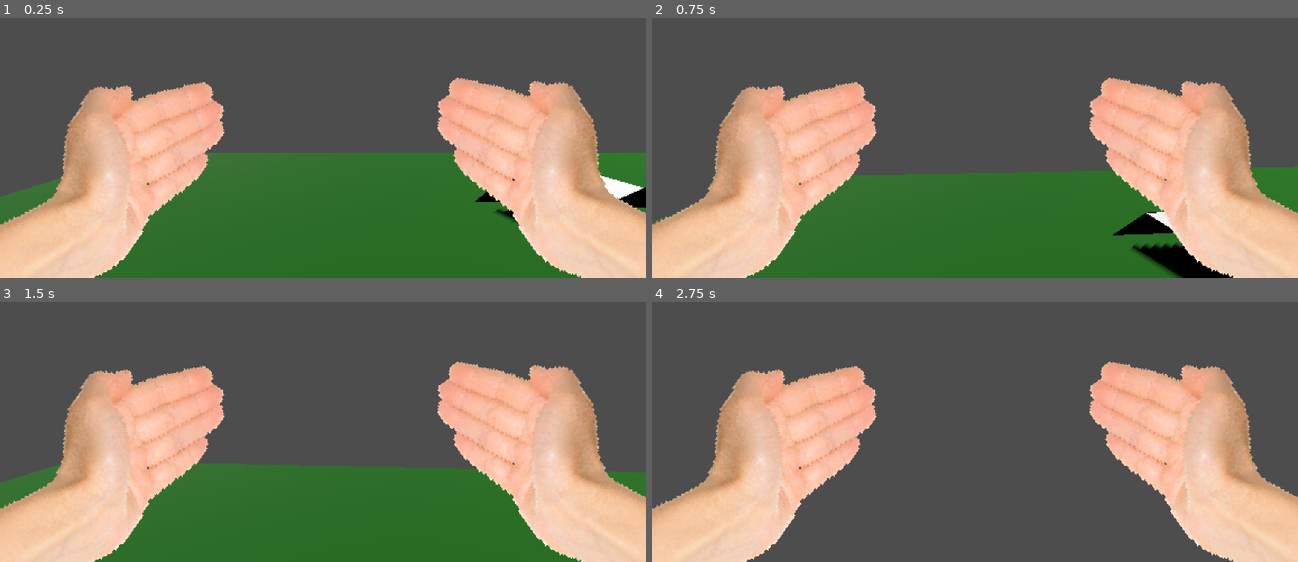
Above: before the commit, frames 1-4 (two rows, left to right).
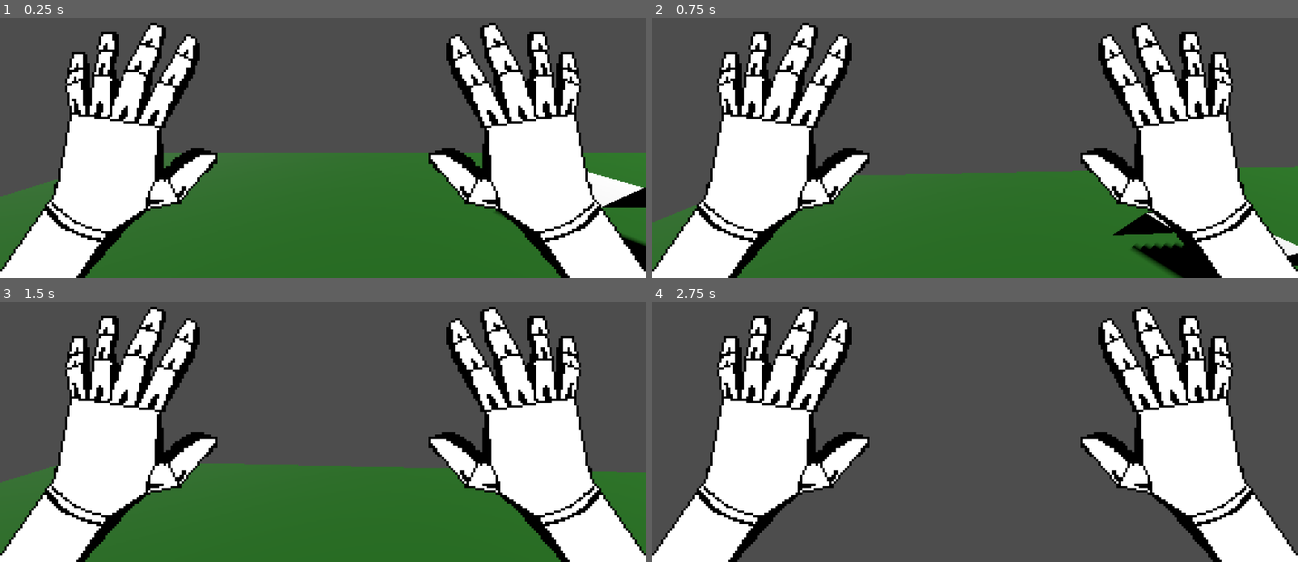
Above: after the commit, the same moments.

Repository: ImFULLof/glass-of-god
Game: Godot game, scene res://world.tscn
Two runs of this game, one before a commit and one after it. Both use one fixed random seed, a clock stepped at 60 frames per second and the inputs below.
Inputs (mouse positions are in pixels of both pictures, inside the frame that each line leads up to):
- Up to frame 1 (0.25 s): no input
- Up to frame 2 (0.75 s): tap Enter (ui_accept) at 0.5 s; move the mouse to (1007, 96) at 0.52 s; hold Up (ui_up) from 0.53 s (still down)
- Up to frame 3 (1.5 s): keep holding Up (ui_up); tap Enter (ui_accept) at 0.77 s; move the mouse to (290, 382) at 1.27 s
- Up to frame 4 (2.75 s): keep holding Up (ui_up); tap Enter (ui_accept) at 1.52 s; move the mouse to (987, 374) at 2.02 s

The runs differ from the first frame. In frame 1, 38% of the frame differs, in the area x 0-100%, y 1-100%; in frame 2, 38%; in frame 3, 38%; in frame 4, 38%.

Commit message:
changed hand texture

Diff:
--- a/world.tscn
+++ b/world.tscn
@@ -1,11 +1,10 @@
-[gd_scene load_steps=17 format=3 uid="uid://dyae3enmg0p80"]
+[gd_scene load_steps=16 format=3 uid="uid://dyae3enmg0p80"]
 
 [ext_resource type="Script" uid="uid://5axntv214q0p" path="res://player.gd" id="1_f3sb7"]
 [ext_resource type="Script" uid="uid://bv5ig84u8m4c7" path="res://world.gd" id="1_fj7yv"]
 [ext_resource type="PackedScene" uid="uid://bhyg53ie44uoi" path="res://guy.gltf" id="3_aqk2v"]
-[ext_resource type="Texture2D" uid="uid://bhr46b5ahnu4i" path="res://lefthand.png" id="4_pkg7o"]
 [ext_resource type="PackedScene" uid="uid://ddqdxquucjvll" path="res://barrel.gltf" id="5_036b0"]
-[ext_resource type="Texture2D" uid="uid://d2ifqwilccffx" path="res://righthand.png" id="5_gbfbk"]
+[ext_resource type="Texture2D" uid="uid://dibgbykpybicy" path="res://hand.png" id="5_gbfbk"]
 [ext_resource type="PackedScene" uid="uid://xyqldmou434d" path="res://im-the-same-height.gltf" id="6_dwbse"]
 [ext_resource type="PackedScene" uid="uid://dwa7u4bejflmh" path="res://playersteve.gltf" id="8_gbfbk"]
 [ext_resource type="PackedScene" uid="uid://c7uej3kiljxwf" path="res://full-cube.gltf" id="8_wse8f"]
@@ -87,13 +86,11 @@
 anchors_preset = 2
 anchor_top = 1.0
 anchor_bottom = 1.0
-offset_left = 98.0
-offset_top = -234.5
-offset_right = 354.0
-offset_bottom = 21.5
+offset_top = -256.0
+offset_right = 256.0
 grow_vertical = 0
-rotation = 0.616101
-texture = ExtResource("4_pkg7o")
+texture = ExtResource("5_gbfbk")
+flip_h = true
 
 [node name="RightHand" type="TextureRect" parent="SubViewportContainer/SubViewport/player/UI_PlayerArm"]
 texture_filter = 1
@@ -102,13 +99,10 @@
 anchor_top = 1.0
 anchor_right = 1.0
 anchor_bottom = 1.0
-offset_left = -293.0
-offset_top = -90.5
-offset_right = -37.0
-offset_bottom = 165.5
+offset_left = -256.0
+offset_top = -256.0
 grow_horizontal = 0
 grow_vertical = 0
-rotation = -0.616343
 texture = ExtResource("5_gbfbk")
 
 [node name="DirectionalLight3D" type="DirectionalLight3D" parent="SubViewportContainer/SubViewport"]
Binary file added: hand.png
Not shown, changed: hand.png.import
Binary file removed: lefthand.png
Binary file removed: righthand.png
Not shown, removed: righthand.png.import
